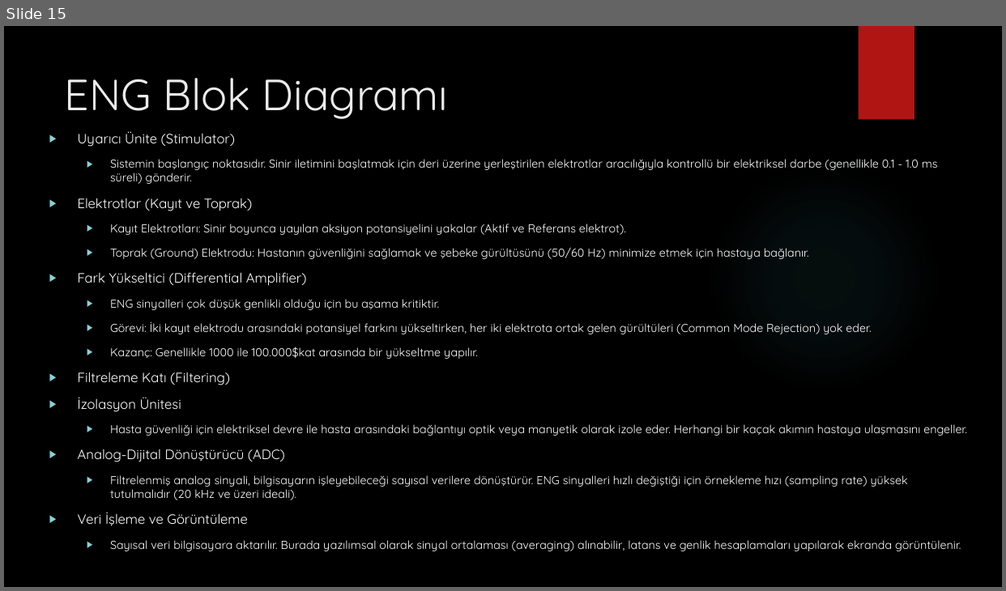
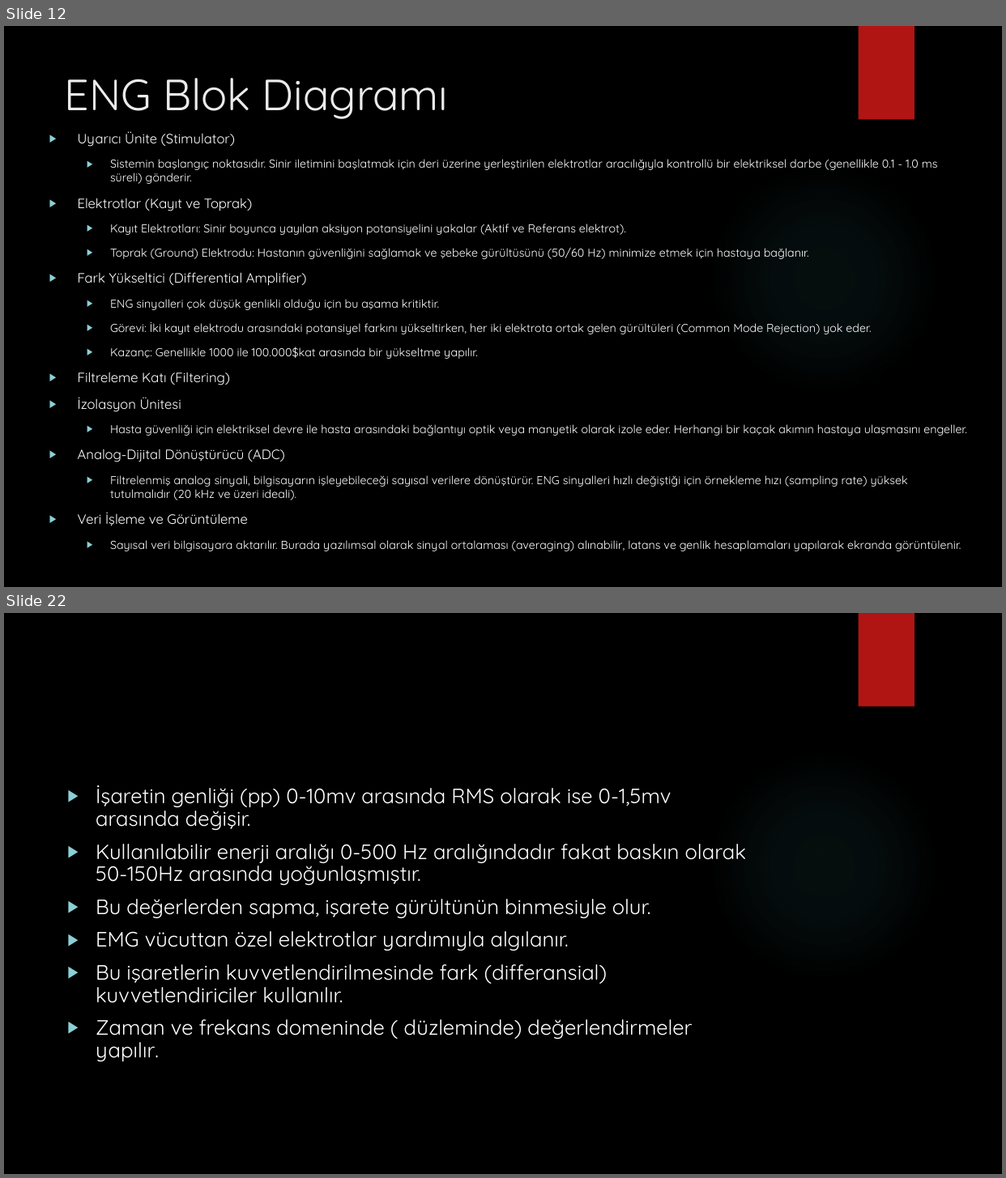
Before and after one commit to karakasmf/Introduction-to-BME, a slide deck: elektronörogram.pptx. Shown one above the other, each under a label of ours: slide 15 before the commit, slides 12 and 22 after it; the slides between them are not shown. The pictures are 1006x591 and 1006x1178 pixels, drawn with LibreOffice and Linux fonts; fonts in the diff are those of the drawing; background and template pictures are left out. Boxes give left, top, right and bottom in pixels: in the first picture for what was removed or moved away, otherwise in the second. Text is boxed around its words. In the diff, an @@ line names an element or a change of style, - is before the commit and + after.

```diff
--- a/elektronörogram.pptx
+++ b/elektronörogram.pptx
@@ slide 22 added at [4, 613, 1002, 1174], background picture (left out); not listed: 2 template elements that a slide beside it also shows @@
@@ text added at [96, 786, 746, 1062], 20 pt, text #FFFFFF @@
+▶ İşaretin genliği (pp) 0-10mv arasında RMS olarak ise 0-1,5mv arasında değişir.
+▶ Kullanılabilir enerji aralığı 0-500 Hz aralığındadır fakat baskın olarak 50-150Hz arasında yoğunlaşmıştır.
+▶ Bu değerlerden sapma, işarete gürültünün binmesiyle olur.
+▶ EMG vücuttan özel elektrotlar yardımıyla algılanır.
+▶ Bu işaretlerin kuvvetlendirilmesinde fark (differansial) kuvvetlendiriciler kullanılır.
+▶ Zaman ve frekans domeninde ( düzleminde) değerlendirmeler yapılır.
@@ what was slide 15 is now slide 12 @@
```
Also in this commit, not shown: 13 other slides added, 4 slides removed, 1 other file.
